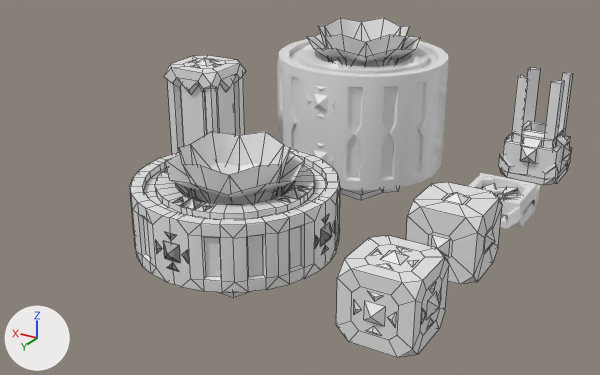
Before and after pictures for a commit that changed the Blender file Fusion Block/Resources/FusionReactors.blend.
Rendered twice from a 50 mm camera at (-3.54, 8.08, 5.16) aimed at (2.81, -2.5, -0.13). The lights are fixed; the arrows at lower left show +X, +Y and +Z. Mesh edges are drawn as thin lines on the coarser meshes.
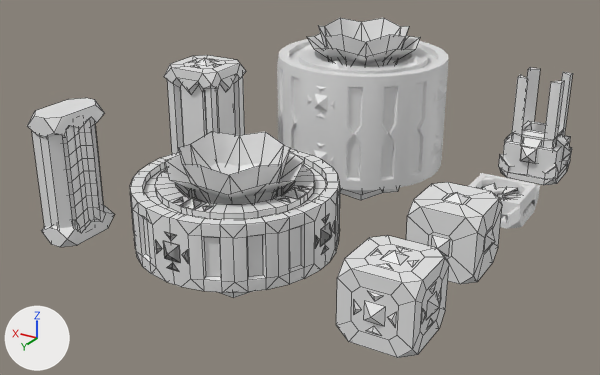
Edits to the bpy script that builds the scene:
```text
Add me_cube_037:
    me_cube_037.from_pydata(...)  # 14 vertices, 6 faces; spans x 0.02..0.271, y -0.371..0.371, z -0.32..-0.04
    me_cube_037.materials.append(mat_default_obj)  # its picture is missing
Add me_cube_032:
    me_cube_032.from_pydata(...)  # 14 vertices, 6 faces; spans x 0.02..0.271, y -0.371..0.371, z -0.32..-0.04
    me_cube_032.materials.append(mat_default_obj)  # its picture is missing
Add me_cube_006:
    me_cube_006.from_pydata(...)  # 161 vertices, 94 faces; spans x -0.03..0.6, y -0.5..0.5, z -0.5..1.5
    me_cube_006.materials.append(mat_default_obj)  # its picture is missing
Add ob_cube_013:
    ob_cube_013 = bpy.data.objects.new('Cube.013', me_cube_037)
    ob_cube_013.location = (5.0, 0.0, 1.4)
Add ob_cube_012:
    ob_cube_012 = bpy.data.objects.new('Cube.012', me_cube_037.copy())
    ob_cube_012.location = (5.0, 0.0, 1.2)
Add ob_cube_011:
    ob_cube_011 = bpy.data.objects.new('Cube.011', me_cube_037.copy())
    ob_cube_011.location = (5.0, 0.0, 1.0)
Add ob_cube_010:
    ob_cube_010 = bpy.data.objects.new('Cube.010', me_cube_037.copy())
    ob_cube_010.location = (5.0, 0.0, 0.8)
Add ob_cube_009:
    ob_cube_009 = bpy.data.objects.new('Cube.009', me_cube_037.copy())
    ob_cube_009.location = (5.0, 0.0, 0.6)
Add ob_cube_008:
    ob_cube_008 = bpy.data.objects.new('Cube.008', me_cube_032)
    ob_cube_008.location = (5.0, 0.0, 0.4)
Add ob_cube_007:
    ob_cube_007 = bpy.data.objects.new('Cube.007', me_cube_032.copy())
    ob_cube_007.location = (5.0, 0.0, 0.2)
Add ob_cube_014:
    ob_cube_014 = bpy.data.objects.new('Cube.014', me_cube_032.copy())
    ob_cube_014.location = (5.0, 0.0, 0.0)
Add ob_cube_006:
    ob_cube_006 = bpy.data.objects.new('Cube.006', me_cube_006)
    ob_cube_006.location = (5.0, 0.0, 0.0)
```

Location of each change, (x1, y1, x2, y2) in pixels of the pictures (600 x 375 px):
'Cube.006', added
    after: (27, 98, 114, 247)
'Cube.012', added
    after: (64, 133, 93, 156)
'Cube.011', added
    after: (65, 146, 94, 169)
'Cube.009', added
    after: (68, 171, 97, 195)
'Cube.010', added
    after: (67, 159, 95, 182)
'Cube.008', added
    after: (70, 183, 98, 207)
'Cube.007', added
    after: (71, 196, 99, 219)
'Cube.013', added
    after: (63, 121, 91, 143)
'Cube.014', added
    after: (73, 208, 100, 228)
